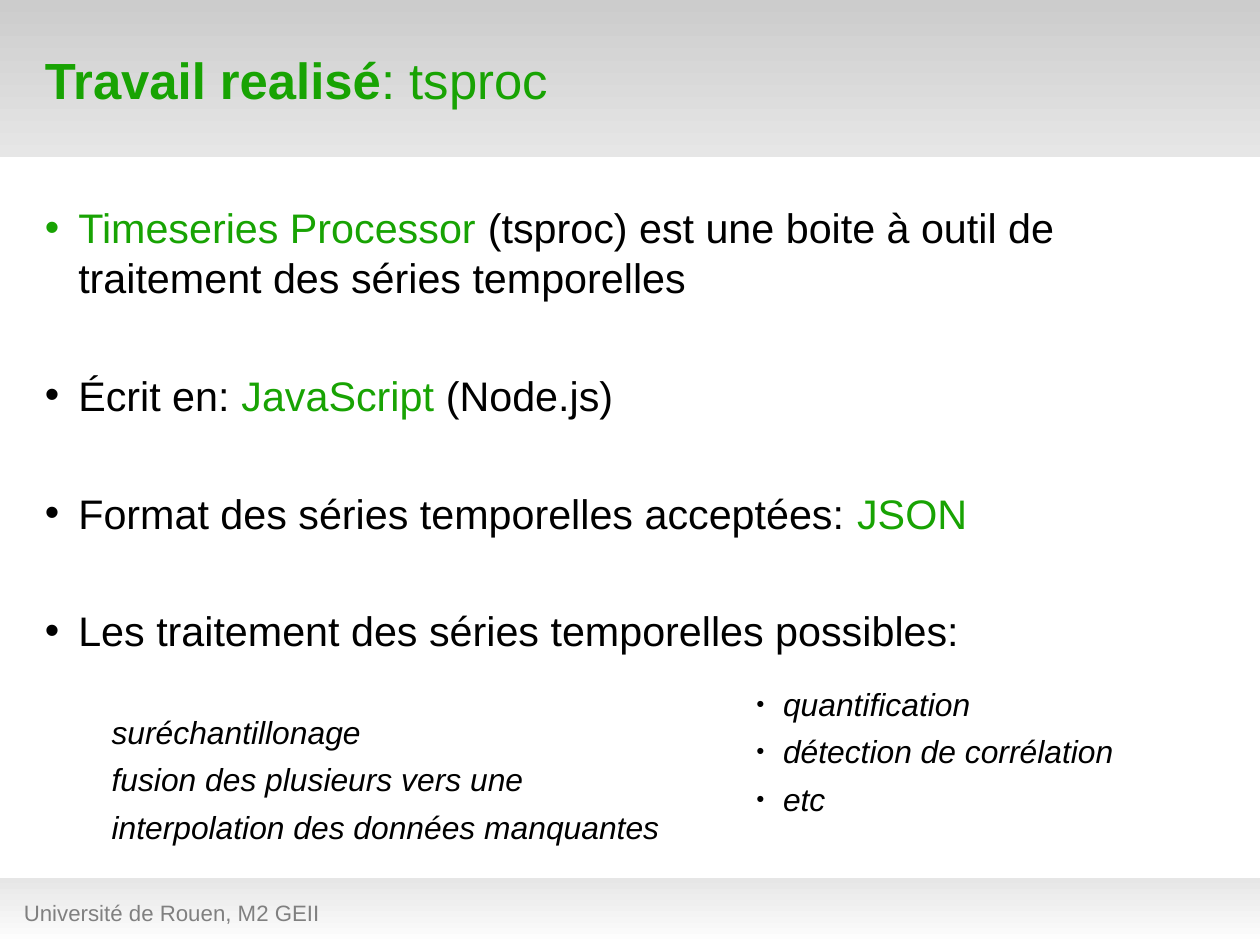
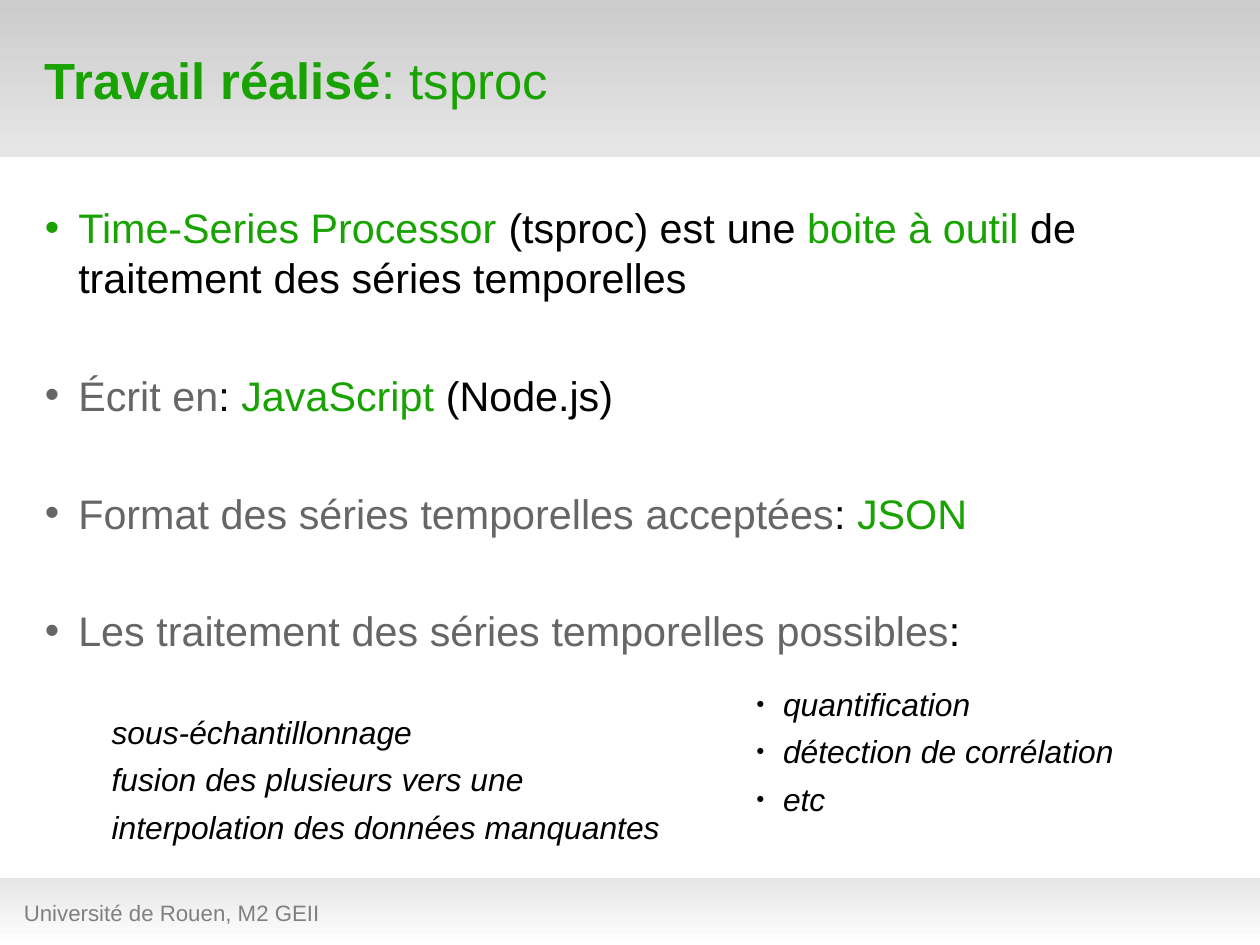
Before and after one commit to hanzenok/dataexp, a slide deck: slide 15 of presentation/test_green7.odp (slide 14 before the commit). Drawn at 1260x945 pixels with LibreOffice and Linux fonts; fonts in the diff are those of the drawing; background and template pictures are left out. Boxes give left, top, right and bottom in pixels: in the first picture for what was removed or moved away, otherwise in the second. Text is boxed around its words. In the diff, an @@ line names an element or a change of style, - is before the commit and + after.

```diff
--- a/presentation/test_green7.odp
+++ b/presentation/test_green7.odp
@@ title at bbox=[45, 61, 548, 109]: text changed @@
-Travail realisé: tsproc
+Travail réalisé: tsproc
@@ text at bbox=[78, 212, 1076, 301]: text changed @@
-• Timeseries Processor (tsproc) est une boite à outil de traitement des séries temporelles
+• Time-Series Processor (tsproc) est une boite à outil de traitement des séries temporelles
@@ text at bbox=[78, 378, 967, 655]: text colour #000000 to #666666 in "Écrit en:", "Format des séries temporelles acceptées:", "Les traitement des séries temporelles possibles:" @@
@@ text at bbox=[112, 720, 412, 749]: text changed @@
-  suréchantillonage
+  sous-échantillonnage
```
Also in this commit, not shown: 8 other slides changed, 1 slide added, 2 other files.
